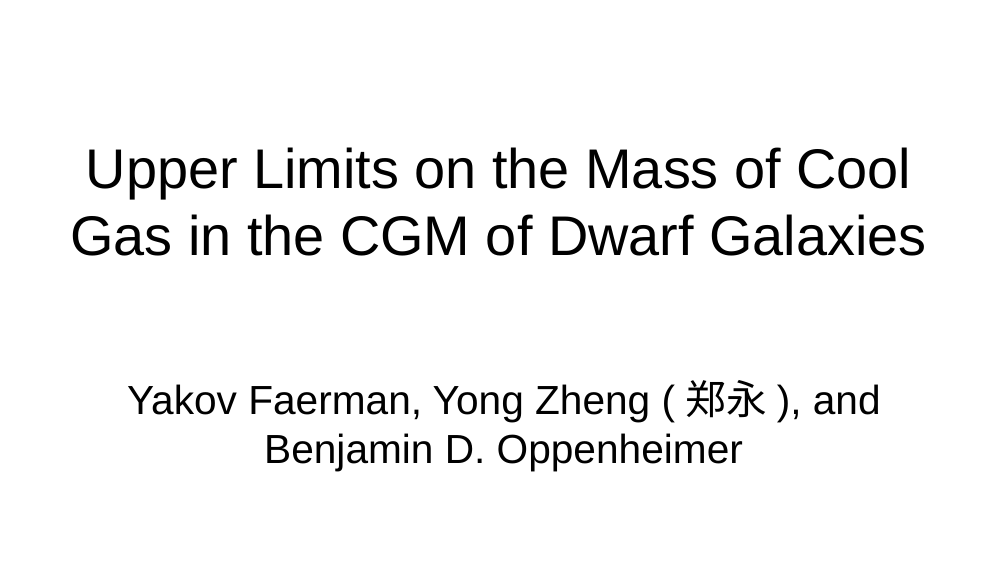
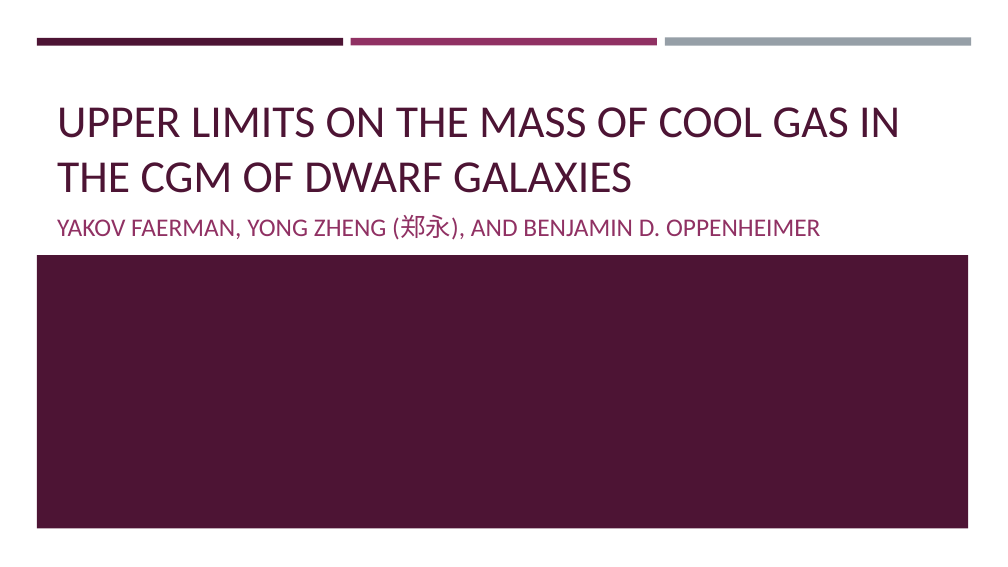
Before and after one commit to brockparker/Research, a slide deck: slide 1 of CGM/CGM_Group_20250204.pptx. Drawn at 1008x567 pixels with LibreOffice and Linux fonts; fonts in the diff are those of the drawing. Boxes give left, top, right and bottom in pixels: in the first picture for what was removed or moved away, otherwise in the second. Text is boxed around its words. In the diff, an @@ line names an element or a change of style, - is before the commit and + after.

Commit message:
Update log and presentation

```diff
--- a/CGM/CGM_Group_20250204.pptx
+++ b/CGM/CGM_Group_20250204.pptx
@@ rectangle added at box(37, 38, 343, 46), fill #4D1434 @@
@@ rectangle added at box(351, 38, 658, 45), fill #903163 @@
@@ rectangle added at box(665, 38, 971, 46), fill #969FA7 @@
@@ title "UPPER LIMITS ON THE MASS ..." at box(57, 107, 900, 193): vertical alignment middle to bottom @@
@@ title at box(57, 107, 900, 193): text changed; size 44 to 36 pt; font Arial to Calibri; text colour #000000 to #4D1434 @@
-Upper Limits on the Mass of Cool Gas in the CGM of Dwarf Galaxies
+UPPER LIMITS ON THE MASS OF COOL GAS IN THE CGM OF DWARF GALAXIES
@@ subtitle "YAKOV FAERMAN, YONG ZHENG (郑永), ..." at box(57, 215, 820, 240): vertical alignment middle to top @@
@@ subtitle at box(57, 215, 820, 240): text changed; size 32 to 20 pt; font Arial to Calibri; text colour #000000 to #903163 @@
-Yakov Faerman, Yong Zheng (郑永), and Benjamin D. Oppenheimer
+YAKOV FAERMAN, YONG ZHENG (郑永), AND BENJAMIN D. OPPENHEIMER
@@ rectangle added at box(37, 255, 968, 529), fill #4D1434 @@
```
Also in this commit, not shown: 7 other slides changed, 3 slides added, 1 slide removed, 1 other file.
